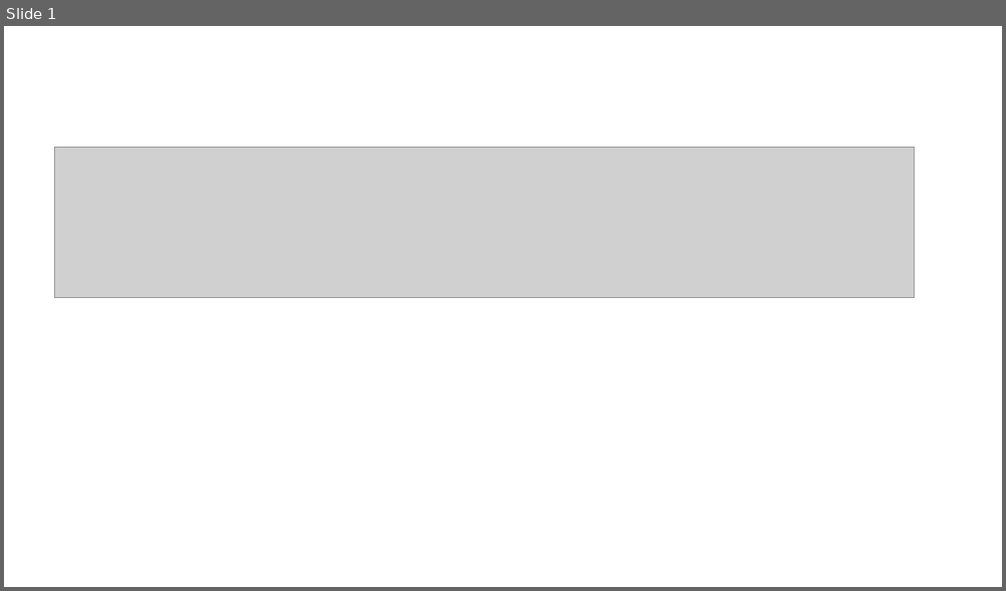
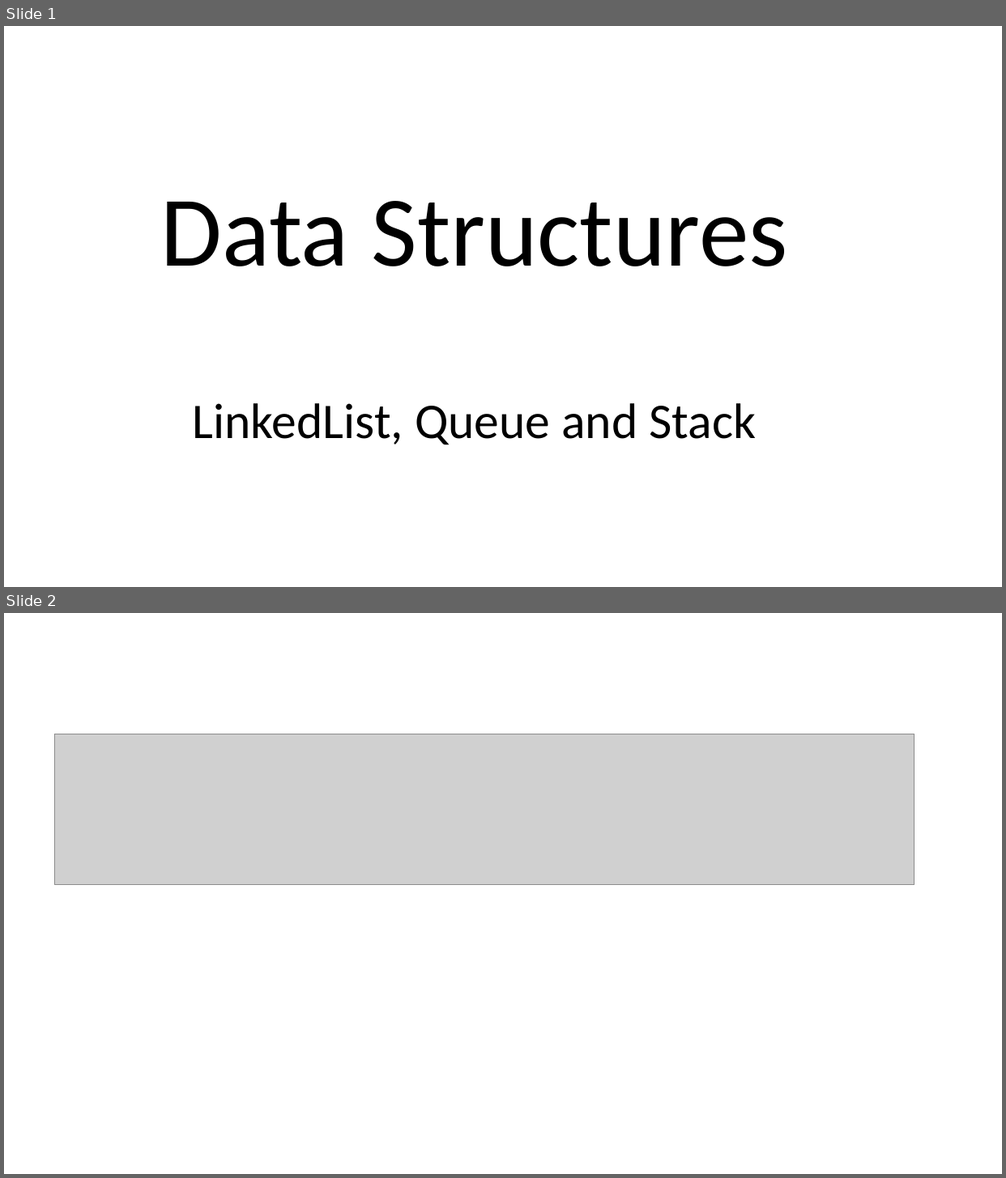
Before and after one commit to perl-easj/OOProg, a slide deck: Chap/Prog03/Presentations/DataStructures.pptx. Shown one above the other, each under a label of ours: slide 1 before the commit, slides 1 and 2 after it. The pictures are 1006x591 and 1006x1178 pixels, drawn with LibreOffice and Linux fonts; fonts in the diff are those of the drawing; grey boxes stand for pictures. Boxes give left, top, right and bottom in pixels: in the first picture for what was removed or moved away, otherwise in the second. Text is boxed around its words. In the diff, an @@ line names an element or a change of style, - is before the commit and + after.

```diff
--- a/Chap/Prog03/Presentations/DataStructures.pptx
+++ b/Chap/Prog03/Presentations/DataStructures.pptx
@@ slide 1 added at <box>4,26,1002,587</box>, background #FFFFFF @@
@@ title added at <box>160,201,788,445</box>, 48 pt, text #000000 @@
+Data Structures
+LinkedList, Queue and Stack
@@ what was slide 1 is now slide 2 @@
```
Also in this commit, not shown: 6 other files.
